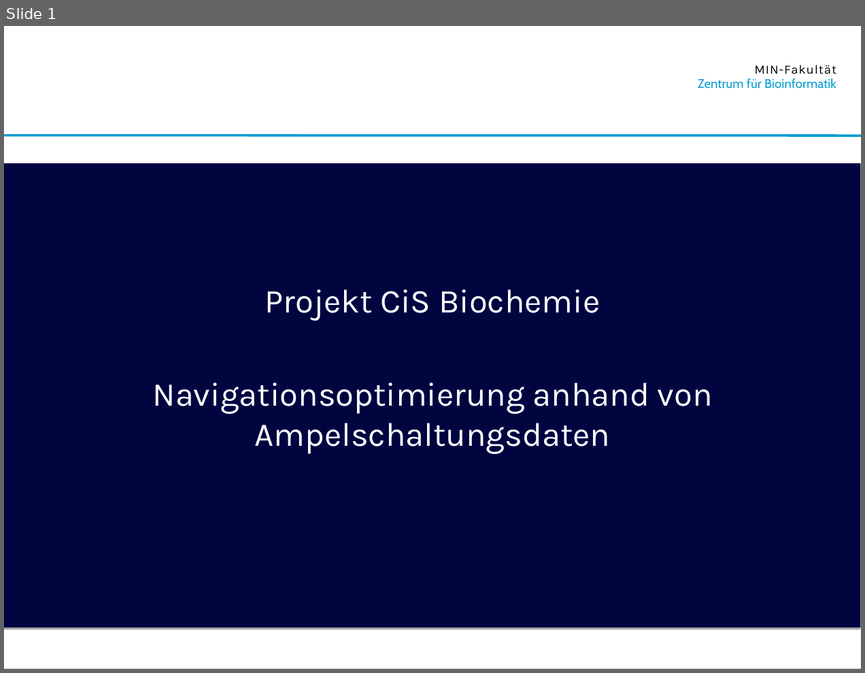
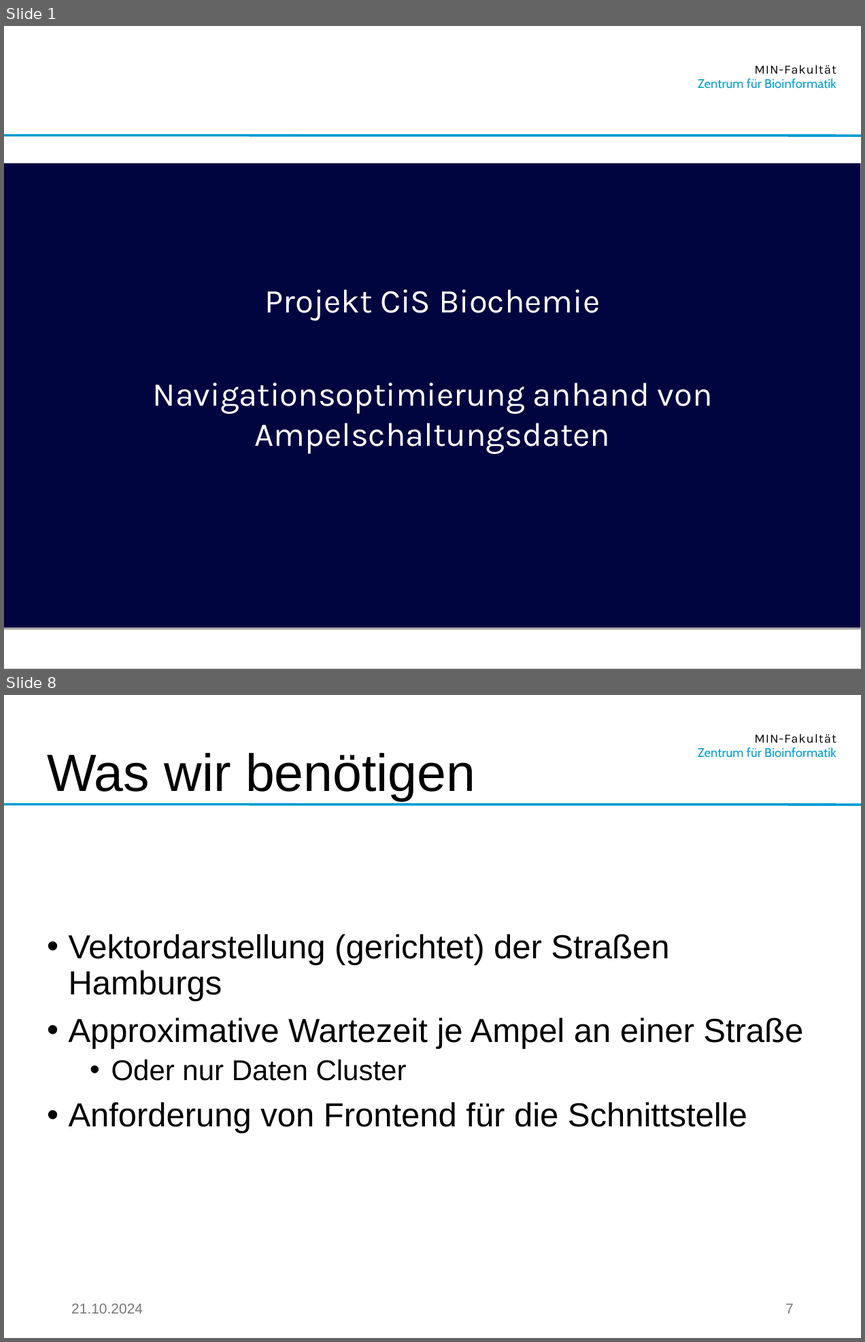
Before and after one commit to Mikkoko112/TLDHamburg, a slide deck: CiS-Projekt.pptx. Shown one above the other, each under a label of ours: slide 1 before the commit, slides 1 and 8 after it; the slides between them are not shown. The pictures are 865x673 and 865x1342 pixels, drawn with LibreOffice and Linux fonts; fonts in the diff are those of the drawing; background and template pictures are left out. Boxes give left, top, right and bottom in pixels: in the first picture for what was removed or moved away, otherwise in the second. Text is boxed around its words. In the diff, an @@ line names an element or a change of style, - is before the commit and + after.

```diff
--- a/CiS-Projekt.pptx
+++ b/CiS-Projekt.pptx
@@ slide 8 added at (4, 695, 861, 1338), background #FFFFFF; not listed: 3 template elements that a slide beside it also shows @@
@@ title added at (47, 753, 475, 801), 44 pt, text #000000 @@
+Was wir benötigen
@@ subtitle added at (68, 934, 803, 1133), 28 pt, text #000000 @@
+• Vektordarstellung (gerichtet) der Straßen Hamburgs
+• Approximative Wartezeit je Ampel an einer Straße
+  • Oder nur Daten Cluster
+• Anforderung von Frontend für die Schnittstelle
@@ text added at (71, 1303, 143, 1313), 12 pt, text #797979 @@
+21.10.2024
@@ page number added at (785, 1303, 793, 1313), 12 pt, text #797979 @@
+7
```
Also in this commit, not shown: 6 slides changed, 5 other slides added.
